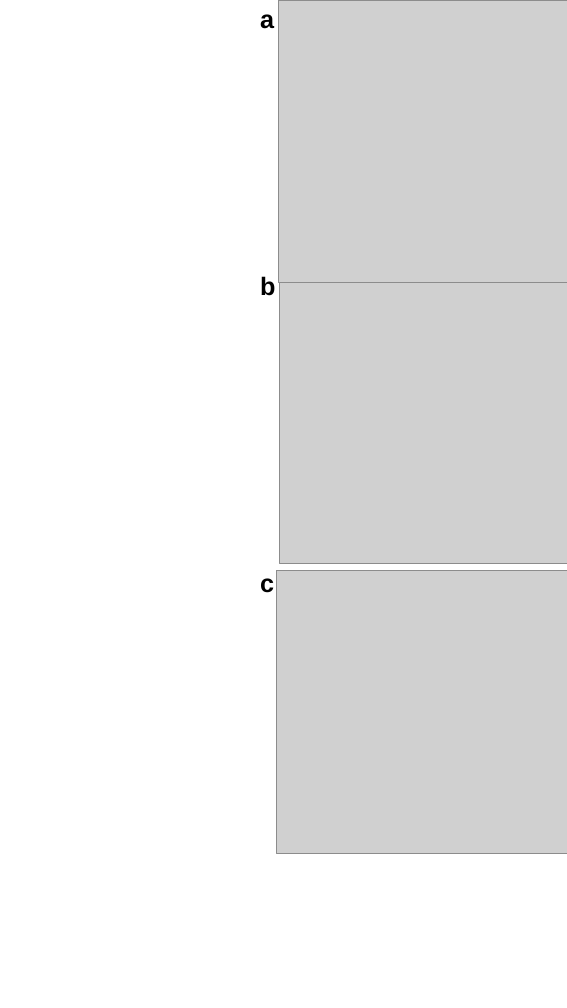
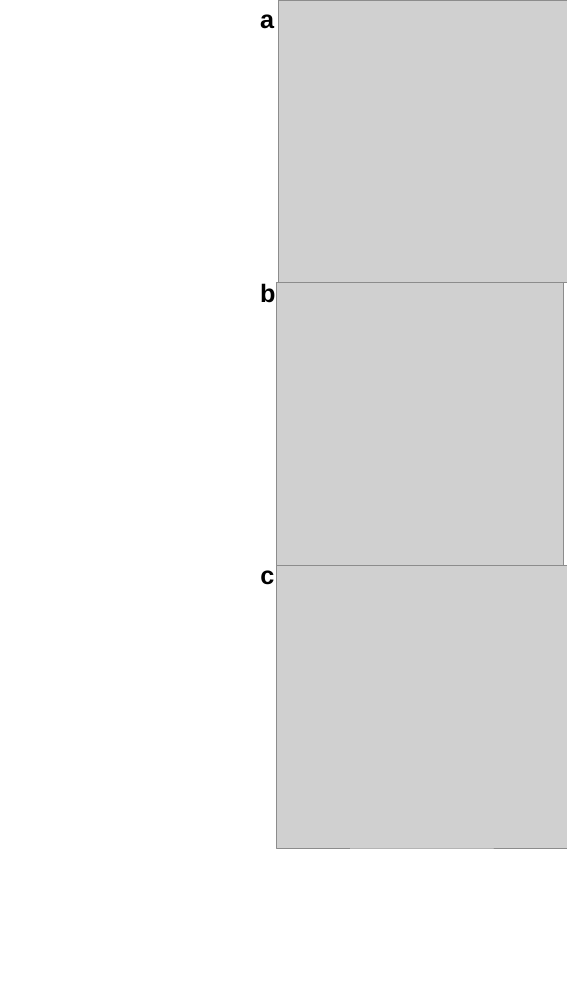
Before and after one commit to meyresearch/amino_acid_distance_distributions, a slide deck: slide 1 of plots/Fig3.pptx. Drawn at 567x1008 pixels with LibreOffice and Linux fonts; fonts in the diff are those of the drawing; grey boxes stand for pictures. Boxes give left, top, right and bottom in pixels: in the first picture for what was removed or moved away, otherwise in the second. Text is boxed around its words. In the diff, an @@ line names an element or a change of style, - is before the commit and + after.

```diff
--- a/plots/Fig3.pptx
+++ b/plots/Fig3.pptx
@@ text "b" moved from (x1=260, y1=276, x2=275, y2=296) to (x1=260, y1=283, x2=275, y2=303) @@
@@ picture moved from (x1=280, y1=283, x2=567, y2=564) to (x1=276, y1=283, x2=563, y2=565) @@
@@ text "c" moved from (x1=260, y1=578, x2=274, y2=593) to (x1=260, y1=570, x2=274, y2=585) @@
@@ picture moved from (x1=276, y1=571, x2=567, y2=854) to (x1=276, y1=565, x2=567, y2=848) @@
```
Also in this commit, not shown: 24 other files.
